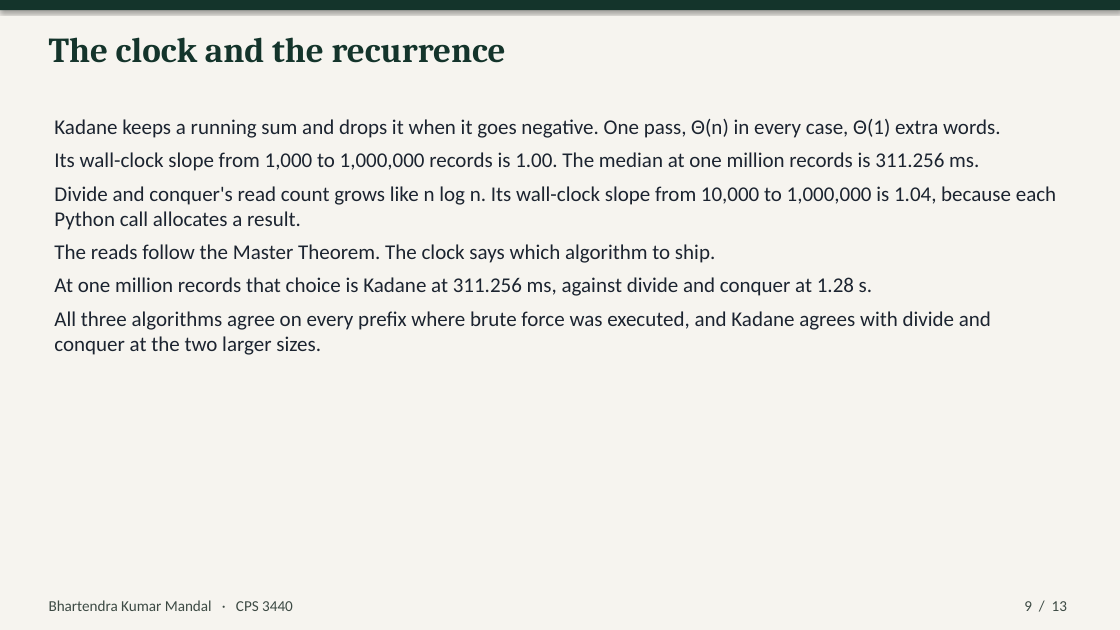
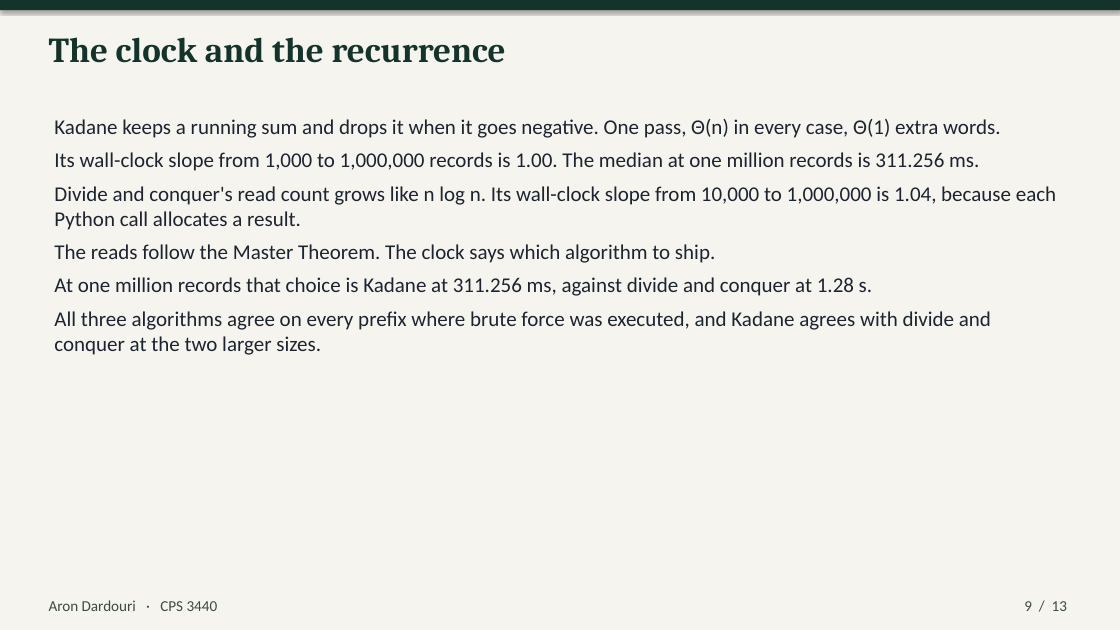
Before and after one commit to aashish000000/CPS3440-Stock-Algorithm-Analyzer, a slide deck: slide 9 of presentation/CPS3440-Stock-Algorithm-Analyzer.pptx. Drawn at 1120x630 pixels with LibreOffice and Linux fonts; fonts in the diff are those of the drawing. Boxes give left, top, right and bottom in pixels: in the first picture for what was removed or moved away, otherwise in the second. Text is boxed around its words. In the diff, an @@ line names an element or a change of style, - is before the commit and + after.

```diff
--- a/presentation/CPS3440-Stock-Algorithm-Analyzer.pptx
+++ b/presentation/CPS3440-Stock-Algorithm-Analyzer.pptx
@@ text at [49, 600, 218, 611]: text changed @@
-Bhartendra Kumar Mandal · CPS 3440
+Aron Dardouri · CPS 3440
```
Also in this commit, not shown: 5 other slides changed, 9 other files.
